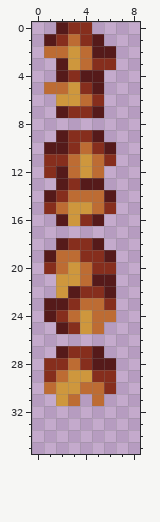
Two versions of one pixel-art sprite, Content/Tiles/Blocks/ArborVines.png. Above is the file before it was changed.
The file is 18x72 pixels, drawn in blocks of 2x2; one block is one cell here.
Now the later version:
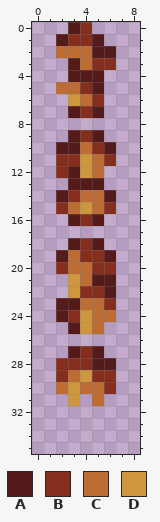
Palette (. is transparent): A #551a1a  B #862e1d  C #bd6c33  D #ce973d
What changed:
@@ x 0..5 @@
- 0 ..ABB.
- 1 .ABCBA
- 2 .CCDCA
- 3 ..ADCB
- 4 ..ABAA
- 5 .CCDBA
- 6 ..DDCB
- 7 ..ABBA
+ 0 ...AB.
+ 1 ..ABBA
+ 2 ..CCCA
+ 3 ...ACB
+ 4 ...AAA
+ 5 ..CCBA
+ 6 ...DCB
+ 7 ...ABA
  8 ......
- 9 ..ABBA
-10 .AABCB
-11 .BBCDC
-12 .BACDC
-13 ..ABAA
-14 .ABCCC
-15 .BCDDC
-16 ..ADBA
+ 9 ...ABA
+10 ..AACB
+11 ..BBDC
+12 ..BADC
+13 ...AAA
+14 ..ABCC
+15 ..BCDC
+16 ...ABA
 17 ......
-18 ..ABBA
-19 .ACCBB
-20 .BCDCB
-21 ..DDCA
-22 ..DABB
-23 .AABCC
-24 .ABCDC
-25 ..ABDC
+18 ...ABA
+19 ..ACBB
+20 ..BCCB
+21 ...DCA
+22 ...DBB
+23 ..AACC
+24 ..ABDC
+25 ...ADC
 26 ......
-27 ..ABBA
-28 .BBCBA
-29 .BCDDB
-30 .CDDCC
-31 ..DC.C
+27 ...ABA
+28 ..BBBA
+29 ..BCDB
+30 ..CDCC
+31 ...D.C
 32 ......
